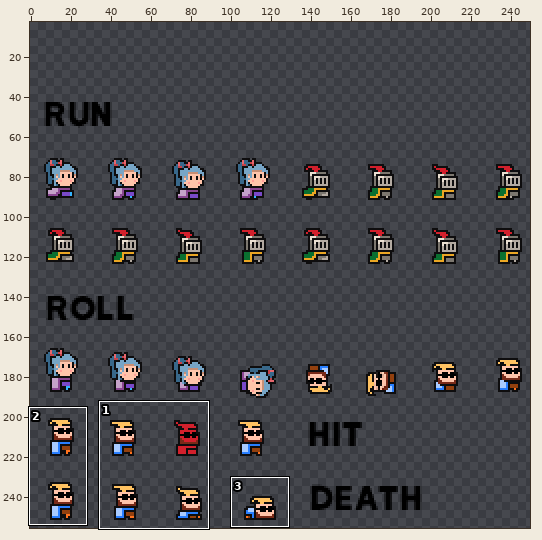
Two versions of one sprite sheet, assets/sprites/npc/npc.png. The picture above shows the old version from afar; the outline marks the close-up.
Close-up. Before the commit:
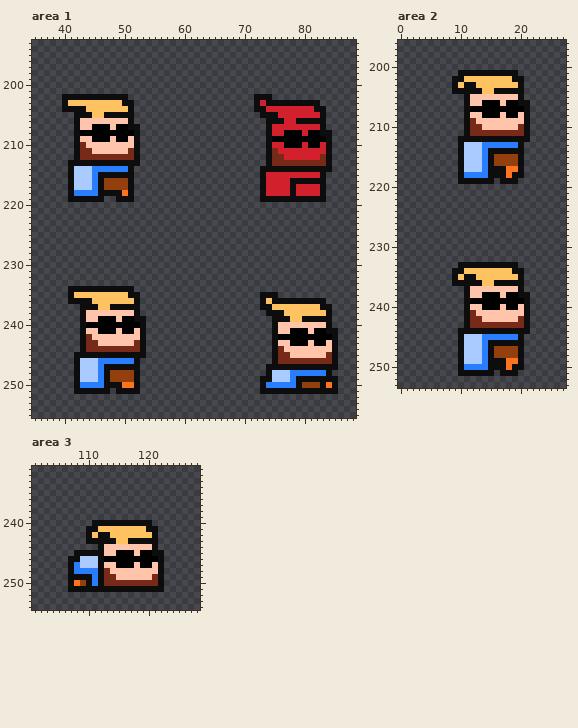
The file is 256x256 pixels. Pixels under 10% opacity are left out. Colours within 5 levels of each other are drawn and written as one. Shown: area 1: x 35..88, y 193..255; area 2: x 0..27, y 196..253; area 3: x 101..128, y 231..254. The old version is drawn lined up with the new one. The wide view leaves out empty margins. The commit also changed other parts of the picture, which this record leaves out.
Now the later version:
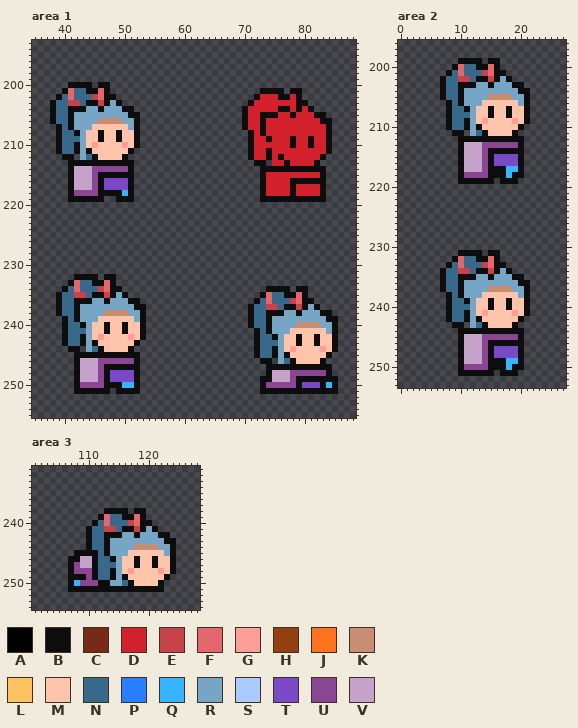
Palette (. is transparent): A #000000  B #0e0d0e  C #782a18  D #d2202c  E #c74249  F #e5676e  G #ff9d98  H #93400e  J #ff731e  K #c88e74  L #ffc261  M #ffc4aa  N #38688a  P #287eff  Q #35b5ff  R #77a5c6  S #a9cbff  T #7949c8  U #8a4692  V #c5a2c9
Edits made:
whole drawing moved by +7,+43 (the old picture is shown already moved)
Changed rows in their new state; - is an unchanged pixel.
Area 1:
first column x 38:
200 ---BBBB-BB-------------------------------------
201 --BFNNBBFB-------------------------BBBB-BB-----
202 -BNFNNNEF--..----------------------DDDBBDB-----
203 BNNEENBBEBRB..-------------------BD-DDDDD--..--
204 BNN---RRBRRRB-------------------BDDD--BB-B-B..-
205 BNNBRRRRRRRRR-B-----------------BDD-----B---B--
206 BNNBRRRRKKKKRRB-----------------BDDBDDD--DDDD-B
207 -BNBRRRMMM-MMR------------------BDDBD--------DB
208 -BNN-RMMBMMBMM-------------------BDBD--DDD-DDD-
209 -BNNNR-MBM-BM--------------------BDD-DDDBDDBDD-
210 -BNN-R-G----G--------------------BDDD--DBD-BD--
211 -BNN-RB------B.------------------BDD-D---------
212 --BB.RNBMMMMB..------------------BDD-DB------B.
213 --------------.-------------------BB.DDBDDDDB..
214 ----VVVUUUUUU---------------------------------.
215 ----VVVU---------------------------------------
216 ----VVVU-TTTT----------------------------------
217 ----VVVU-TTTT----------------------------------
218 ----UUUU----Q----------------------------------
first column x 39:
232 ---BBBB-BB-------------------------------------
233 --BFNNBBFB-------------------------------------
234 -BNFNNNEF--..----------------------BBBB-BB-----
235 BNNEENBBEBRB..---------------------FNNBBFB-----
236 BNN---RRBRRRB--------------------BNFNNNEF--..--
237 BNNBRRRRRRRRR-B-----------------BNNEENBBEBRB..-
238 BNNBRRRRKKKKRRB-----------------BNN---RRBRRRB--
239 -BNBRRRMMM-MMR------------------BNNBRRRRRRRRR-B
240 -BNN-RMMBMMBMM------------------BNNBRRRRKKKKRRB
241 -BNNNR-MBM-BM--------------------BNBRRRMMM-MMR-
242 -BNN-R-G----G--------------------BNN-RMMBMMBMM-
243 -BNN-RB------B.------------------BNNNR-MBM-BM--
244 --BB.RNBMMMMB..------------------BNN-R-G----G--
245 --------------.------------------BNN-RB------B.
246 ----VVVUUUUUU---------------------BB.RNBMMMMB..
247 ----VVVU--------------------------------------.
248 ----VVVU-TTTT-----------------------VVVUUUUUU--
249 ----VVVU-TTTT-----------------------VVVU-------
250 ----UUUU---QQ----------------------UUUUU-TTT-Q-
Area 2:
first column x 7:
199 ---BBBB-BB-----
200 --BFNNBBFB-----
201 -BNFNNNEF--..--
202 BNNEENBBEBRB..-
203 BNNB--RRBRRRB--
204 BNN-RRRRRRRRR-B
205 BNNBRRRRKKKKRRB
206 -BNBRRRMMM-MMR-
207 -BNN-RMMBMMBMM-
208 -BNNNR-MBM-BM--
209 -BNN-R-G----G--
210 -BNN-RB------B.
211 --BB.RNBMMMMB..
212 --------------.
213 ----VVVUUUUUU--
214 ----VVVU-------
215 ----VVVU-TTTT--
216 ----VVVU-TTTT--
217 ----VVVU---QQ--
218 ----UUUU---Q---
first column x 7:
231 ---BBBB-BB-----
232 --BFNNBBFB-----
233 -BNFNNNEF--..--
234 BNNEENBBEBRB..-
235 BNNB--RRBRRRB--
236 BNN-RRRRRRRRR-B
237 BNNBRRRRKKKKRRB
238 -BNBRRRMMM-MMR-
239 -BNN-RMMBMMBMM-
240 -BNNNR-MBM-BM--
241 -BNN-R-G----G--
242 -BNN-RB------B.
243 --BB.RNBMMMMB..
244 --------------.
245 ----VVVUUUUUU--
246 ----VVVU-------
247 ----VVVU-TTTT--
248 ----VVVU-TTTT--
249 ----VVVU---QQ--
250 ----UUUU---Q---
Area 3:
first column x 108:
238 -----BBBB-BB-----
239 ----BFNNBBFB-----
240 ----NFNNNEF------
241 ---NNEENBBEBR----
242 ---NN-BBRRBRRRBB-
243 ---NN-RRRRRRRRRBB
244 --BNNBRRRRKKKKRRB
245 ----NBRRRM-MMMMRB
246 -VVBNNBRMMBMMBMMB
247 UVVBNNNRMMBMMBMMB
248 UUUBNNBR-G----GMB
249 --UBNNBRB----MMB-
250 QUUU-BRRNBMMMM---
Boxes around the changes in both close-ups, in picture pixels (x1, y1, x2, y2):
changed: (50, 82, 140, 196)
changed: (242, 88, 332, 172)
changed: (56, 274, 146, 388)
changed: (248, 286, 338, 388)
changed: (440, 58, 530, 178)
changed: (440, 250, 530, 370)
changed: (74, 508, 176, 586)
